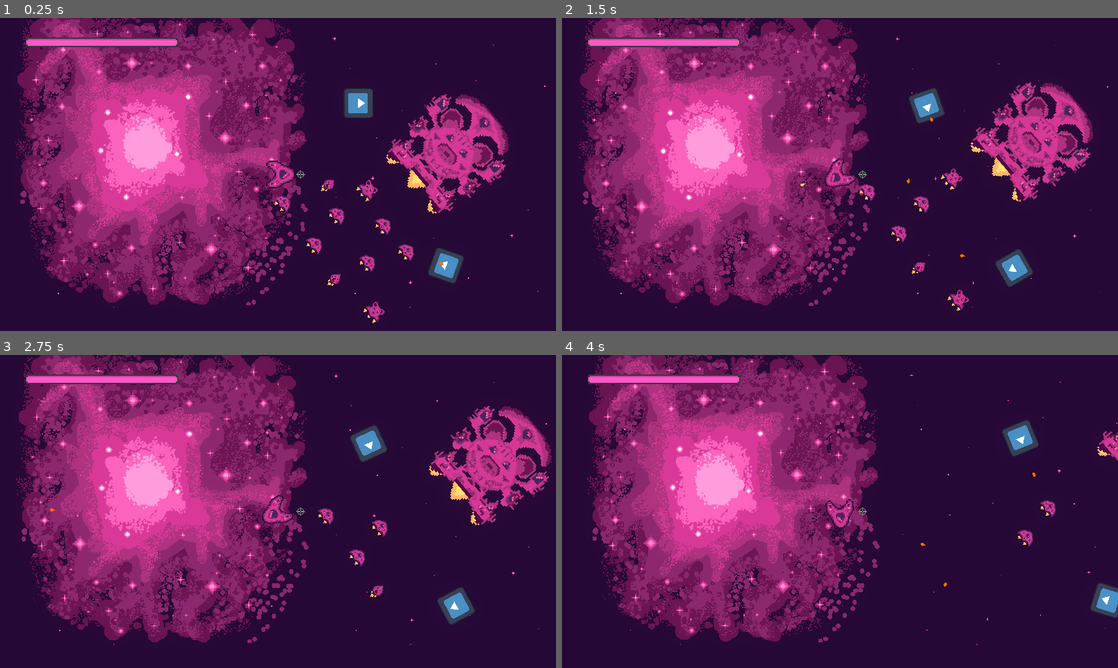
Above: before the commit, frames 1-4 (two rows, left to right).
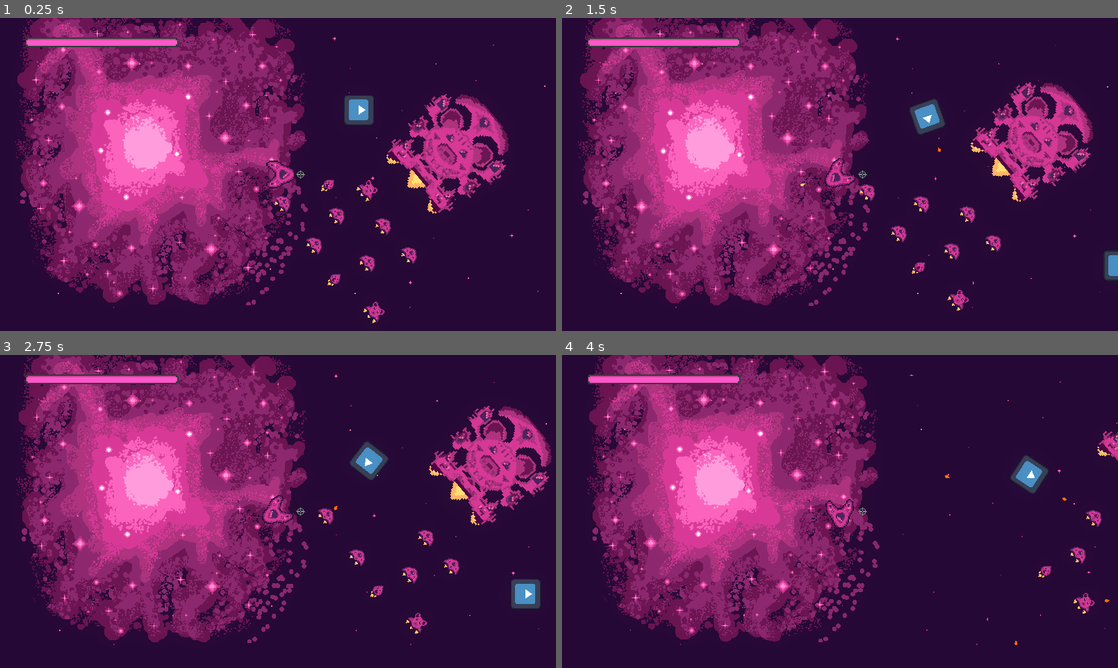
Above: after the commit, the same moments.

Repository: bear-minimum-studio/space-bear
Game: Godot game, scene res://Game.tscn
Same seed, same stepped clock (60 frames per second), same inputs: the game is played once before the commit and once after it. The engine's default icon, where the game draws it, is replaced by a stand-in: a white triangle on a blue panel in a dark square.
Inputs:
- Up to frame 1 (0.25 s): no input
- Up to frame 2 (1.5 s): hold Right (turn_right) 0.53-1.28 s; tap Down (decelerate) at 0.6 s; hold Left (turn_left) from 1.28 s (still down); tap Space (fire) at 1.35 s
- Up to frame 3 (2.75 s): release Left (turn_left) at 2.03 s; hold Right (turn_right) from 2.03 s (still down); hold G (grappling_hook) from 2.03 s (still down)
- Up to frame 4 (4 s): release Right (turn_right) at 2.78 s; release G (grappling_hook) at 2.78 s; hold Up (accelerate) 2.78-3.53 s; tap F (turret_fire) at 2.85 s; hold Left (turn_left) from 3.53 s (still down); tap Down (decelerate) at 3.6 s

The runs differ from the first frame. In frame 1, 1.0% of the frame differs, in the area x 61-84%, y 22-85%; in frame 2, 1.8%; in frame 3, 2.3%, in the area x 9-98%, y 22-90%; in frame 4, 2.1%.

Commit message:
feat: make enemy chase flock

Diff:
--- a/World.tscn
+++ b/World.tscn
@@ -63,7 +63,7 @@
 rotation = -0.698132
 
 [node name="CivilianShip5" parent="Flock" instance=ExtResource("6_l8dh5")]
-position = Vector2(376, 268)
+position = Vector2(381, 273)
 rotation = -0.698132
 
 [node name="CivilianShip6" parent="Flock" instance=ExtResource("6_l8dh5")]
@@ -111,7 +111,7 @@
 position = Vector2(298, 7)
 
 [node name="Enemy" parent="." instance=ExtResource("7_fjohj")]
-position = Vector2(449, 287)
+position = Vector2(703, 291)
 
 [connection signal="shoot" from="Player" to="." method="_on_player_shoot"]
 [connection signal="shoot_grappling_hook" from="Player" to="." method="_on_player_shoot_grappling_hook"]
--- a/npc/enemies/Enemy.gd
+++ b/npc/enemies/Enemy.gd
@@ -7,8 +7,8 @@
 @onready var fire_range = $FireRange
 var _reloading = false
 
-
 func _physics_process(delta):
+	super._physics_process(delta)
 	var bodies: Array[Node2D] = fire_range.get_overlapping_bodies()
 
 	var nearest_body = null
@@ -25,7 +25,24 @@
 
 	if nearest_body != null:
 		_shoot_towards(nearest_body)
+		self.set_movement_target(self.global_position)
+	else:
+		var closest_ship = _find_closest_flock_ship()
+		if closest_ship != null:
+			self.set_movement_target(closest_ship.global_position)
 
+func _find_closest_flock_ship():
+	var nearest_body = null
+	var distance = null
+	for ship in get_tree().get_nodes_in_group("flock"):
+		var current_distance = self.transform.origin.distance_to(ship.transform.origin)
+		if distance == null:
+			nearest_body = ship
+			distance = current_distance
+		elif current_distance < distance:
+			nearest_body = ship
+			distance = current_distance
+	return nearest_body
 
 func _shoot_towards(body: Node2D):
 	self.look_at(body.global_transform.origin)
--- a/npc/enemies/Enemy.tscn
+++ b/npc/enemies/Enemy.tscn
@@ -12,7 +12,6 @@
 
 [node name="Enemy" instance=ExtResource("1_oxqnl")]
 collision_layer = 2
-collision_mask = 0
 script = ExtResource("2_36u4k")
 bullets_per_second = 5.0
 health = 5
@@ -25,7 +24,7 @@
 [node name="CollisionShape2D" parent="." index="2"]
 shape = SubResource("CircleShape2D_3dcnw")
 
-[node name="FireRange" type="Area2D" parent="." index="5"]
+[node name="FireRange" type="Area2D" parent="." index="4"]
 collision_layer = 0
 collision_mask = 8
 
